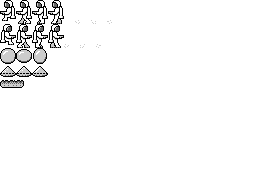
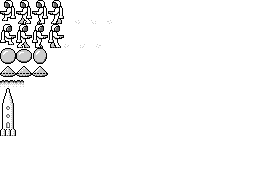
Comparing the layer stacks of the two 256×192 images. Changes:
renamed "platform.png" to "platform (1).png", painted on it over [0, 81, 24, 88]
added layer "Rocket.png" above "Astro.png" over [0, 88, 16, 136]
painted on "Astro.png" over [51, 23, 61, 48]
